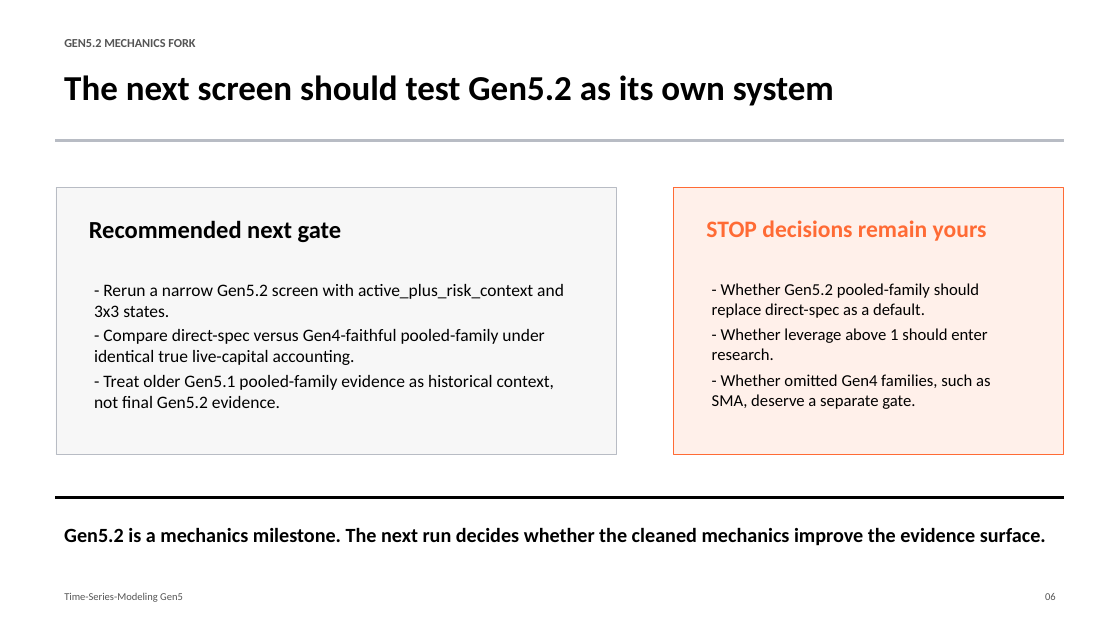
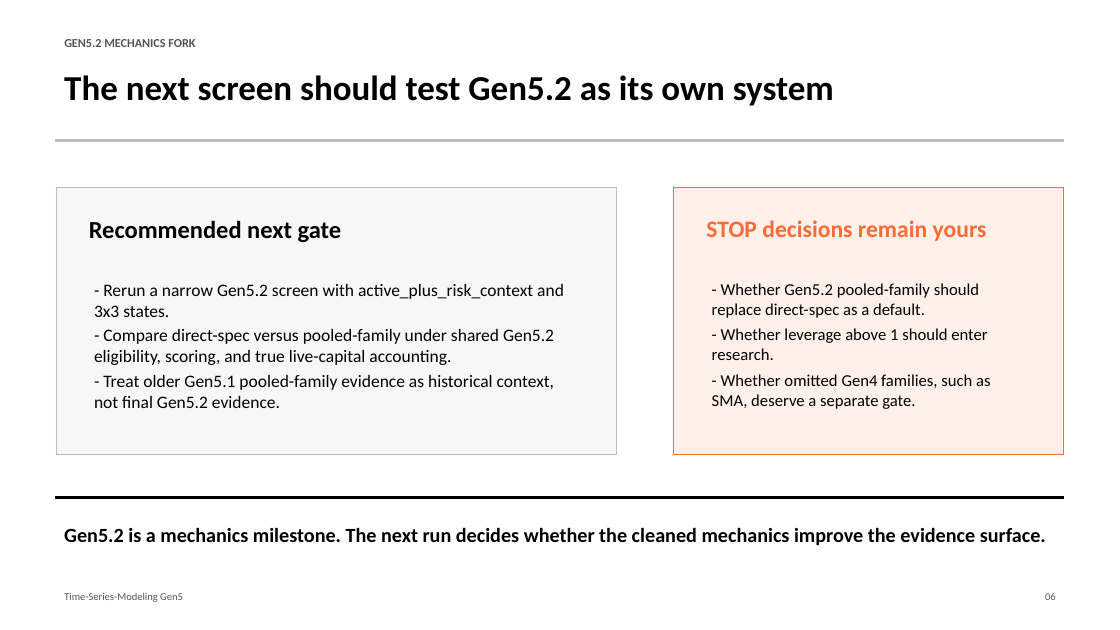
Before and after one commit to Francisc0Franc0/Time-Series-Modeling-Gen5, a slide deck: slide 6 of presentations/gen5_2_mechanics_fork.pptx. Drawn at 1120x630 pixels with LibreOffice and Linux fonts; fonts in the diff are those of the drawing. Boxes give left, top, right and bottom in pixels: in the first picture for what was removed or moved away, otherwise in the second. Text is boxed around its words. In the diff, an @@ line names an element or a change of style, - is before the commit and + after.

Commit message:
Align Gen5.2 direct selection scoring

```diff
--- a/presentations/gen5_2_mechanics_fork.pptx
+++ b/presentations/gen5_2_mechanics_fork.pptx
@@ text at <box>94,329,554,365</box>: text changed @@
-- Compare direct-spec versus Gen4-faithful pooled-family under identical true live-capital accounting.
+- Compare direct-spec versus pooled-family under shared Gen5.2 eligibility, scoring, and true live-capital accounting.
```
Also in this commit, not shown: 1 other slide changed, 7 other files.
